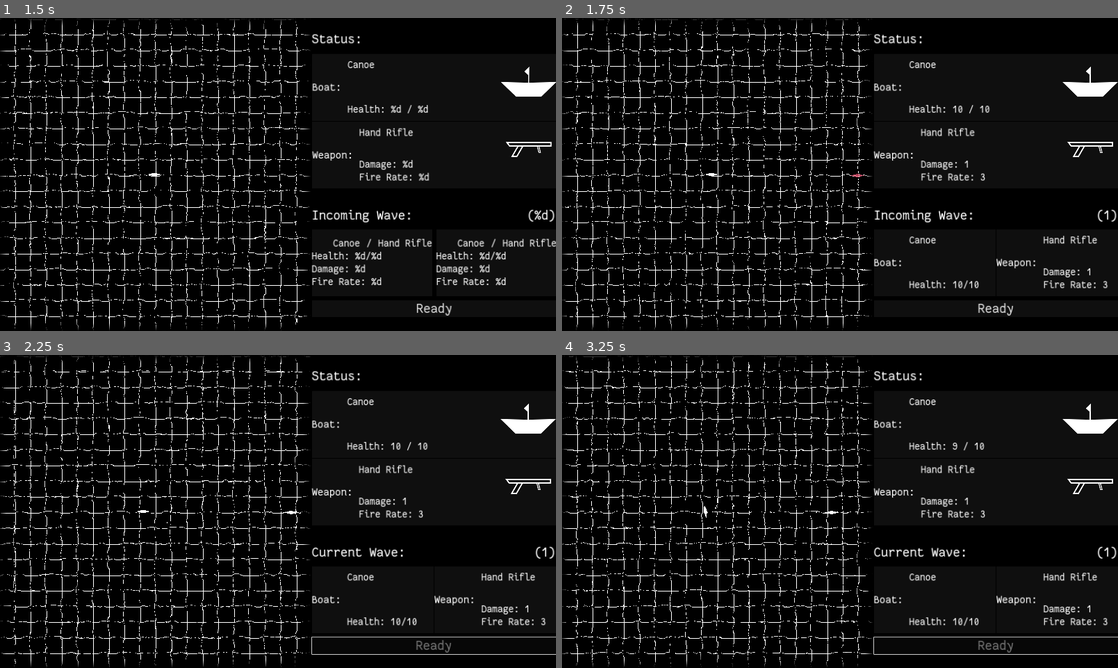
Above: before the commit, frames 1-4 (two rows, left to right).
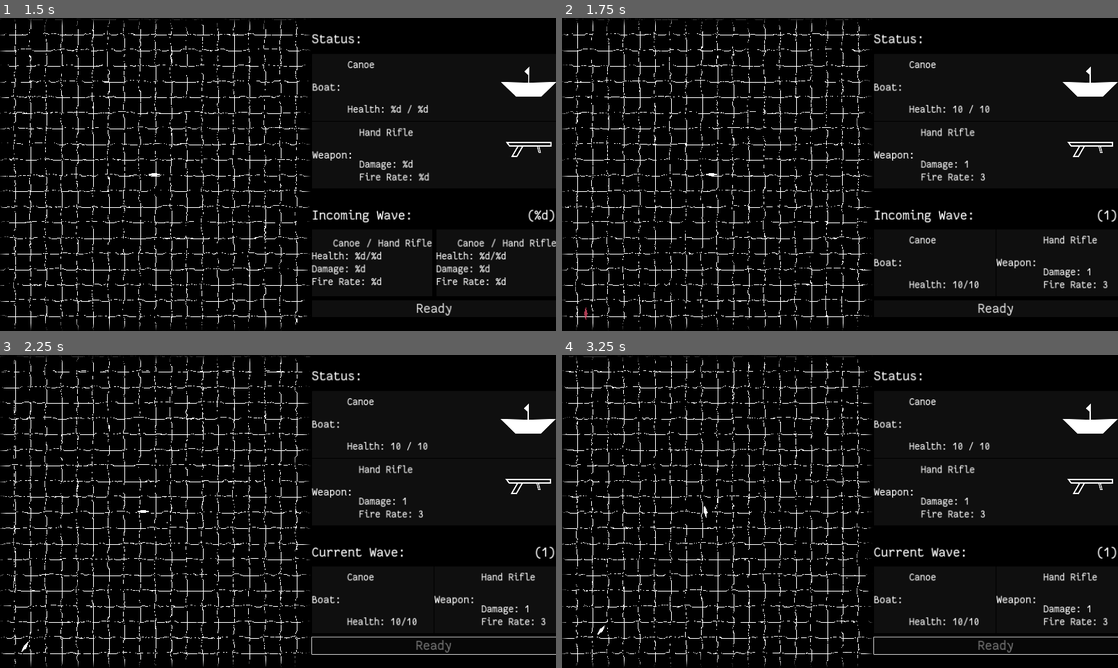
Above: after the commit, the same moments.

Repository: wdfeer/seabattle
Game: Godot game, scene res://src/splash.tscn
The game is run twice, just before and just after one commit, with the same random seed, the same clock (stepped at 60 frames per second) and the same inputs.
Inputs (mouse positions are in pixels of both pictures, inside the frame that each line leads up to):
- Up to frame 1 (1.5 s): move the mouse to (400, 158) at 0.52 s; press the mouse at (400, 158) at 0.53 s; hold D (right) 0.53-1.28 s; move the mouse to (166, 190) at 1.27 s; release the mouse at (166, 190) at 1.28 s; hold S (down) from 1.28 s (still down); click (166, 190) at 1.35 s
- Up to frame 2 (1.75 s): keep holding S (down)
- Up to frame 3 (2.25 s): release S (down) at 2 s; click "Ready" at 2 s
- Up to frame 4 (3.25 s): move the mouse to (895, 442) at 2.77 s; press the mouse at (895, 442) at 2.78 s; hold D (right) from 2.78 s (still down)

Frame 1 is identical in both runs. In frame 2, less than 0.1% of the frame differs, in the area x 4-55%, y 49-97%; in frame 3, less than 0.1%; in frame 4, 0.1%, in the area x 6-77%, y 27-90%.

Commit message:
Spawn 2 enemies from wave 2

Diff:
--- a/src/static/waves.gd
+++ b/src/static/waves.gd
@@ -29,6 +29,10 @@
 const sides_rotations: Array[float] = [0, PI / 2, PI, PI * 3 / 2]
 
 static func create_wave_preview():
+	var enemy_count = 2 if wave_counter > 1 else 1
+	for i in enemy_count:
+		create_preview_enemy()
+static func create_preview_enemy():
 	var boat: Boat = instance.enemy_boat_scene.instantiate()
 	instance.add_sibling(boat)
 
--- a/src/ui/wave_info.gd
+++ b/src/ui/wave_info.gd
@@ -26,7 +26,7 @@
 		two_enemies_ui.visible = true
 		single_enemy_info.visible = false
 		for i in 2:
-			two_enemies_infos[i] = enemies[i]
+			two_enemies_infos[i].boat = enemies[i]
 	elif enemy_count == 1:
 		var enemy: Boat = enemies[0]
 		two_enemies_ui.visible = false
